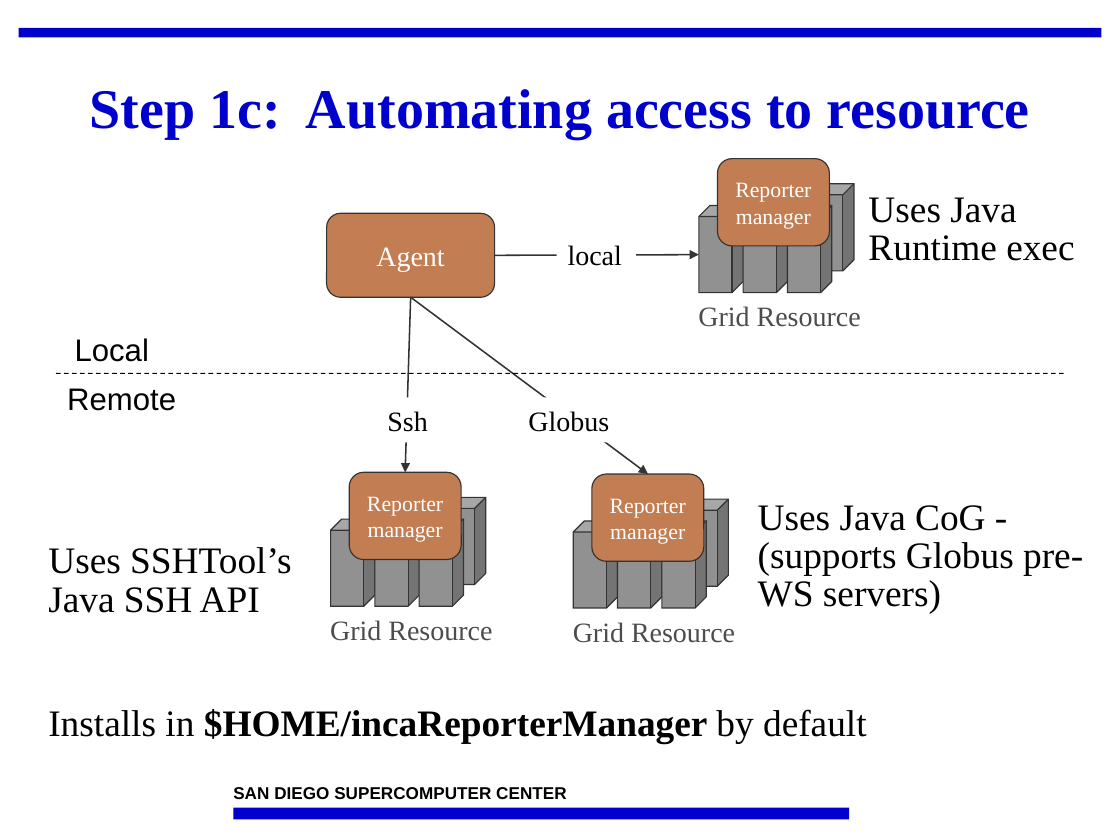
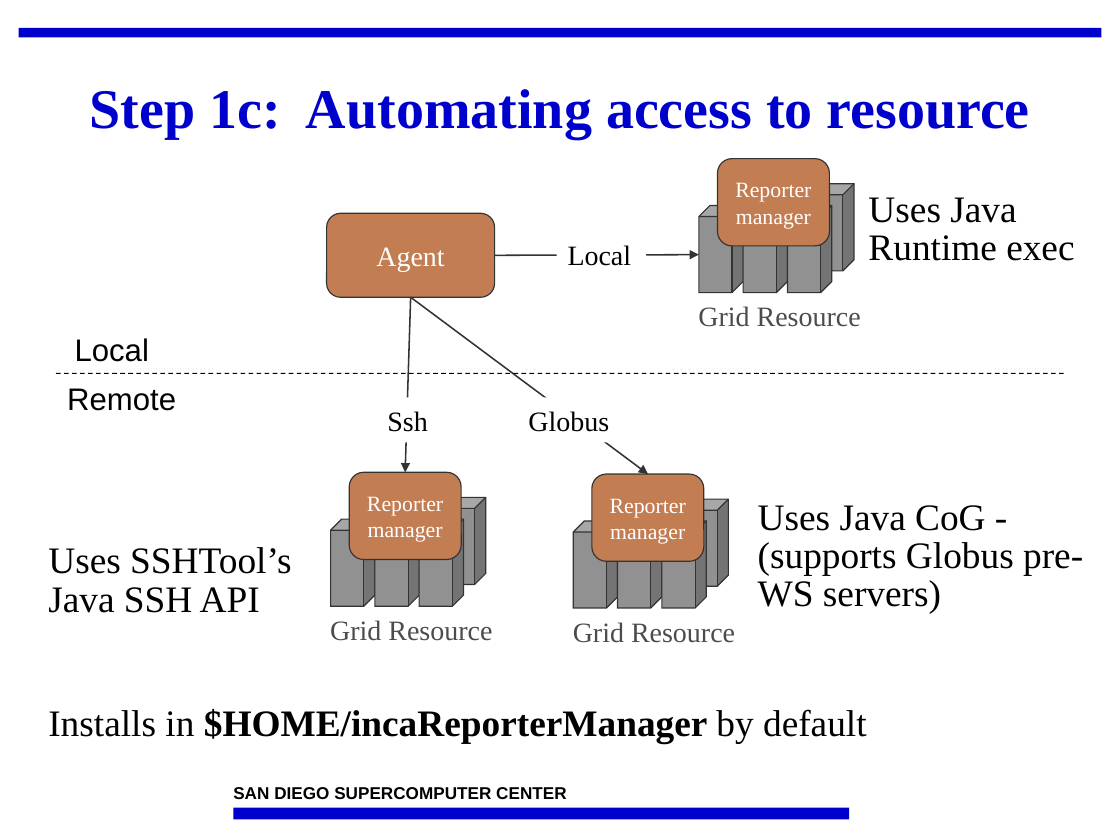
Before and after one commit to IncaProject/inca-xsede, a slide deck: slide 7 of talks/2008workshop/control.ppt. Drawn at 1120x840 pixels with LibreOffice and Linux fonts; fonts in the diff are those of the drawing; background and template pictures are left out. Boxes give left, top, right and bottom in pixels: in the first picture for what was removed or moved away, otherwise in the second. Text is boxed around its words. In the diff, an @@ line names an element or a change of style, - is before the commit and + after.

```diff
--- a/talks/2008workshop/control.ppt
+++ b/talks/2008workshop/control.ppt
@@ text at (568,245,632,266): text changed @@
-local
+Local
```
Also in this commit, not shown: 1 other slide changed, 1 slide added.
